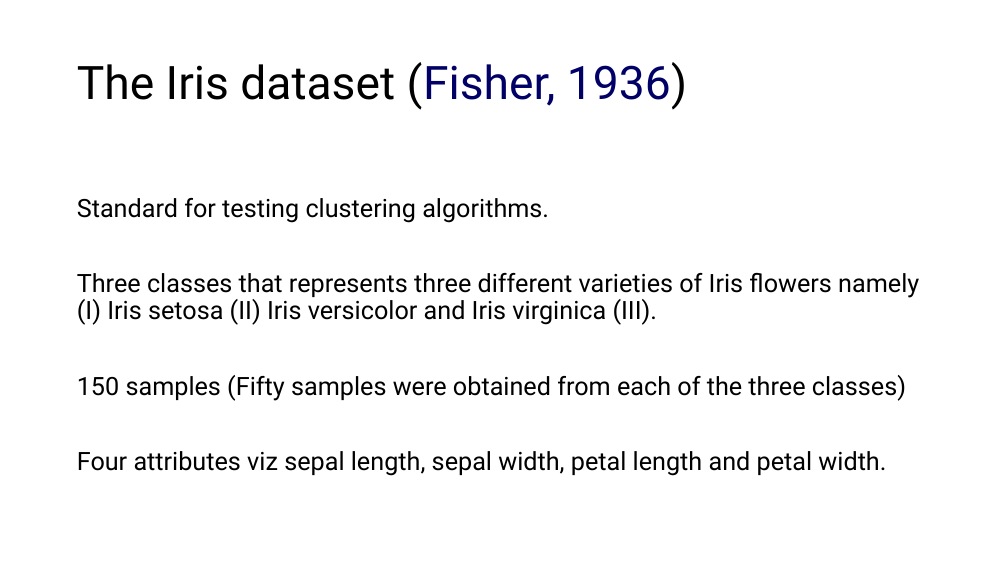
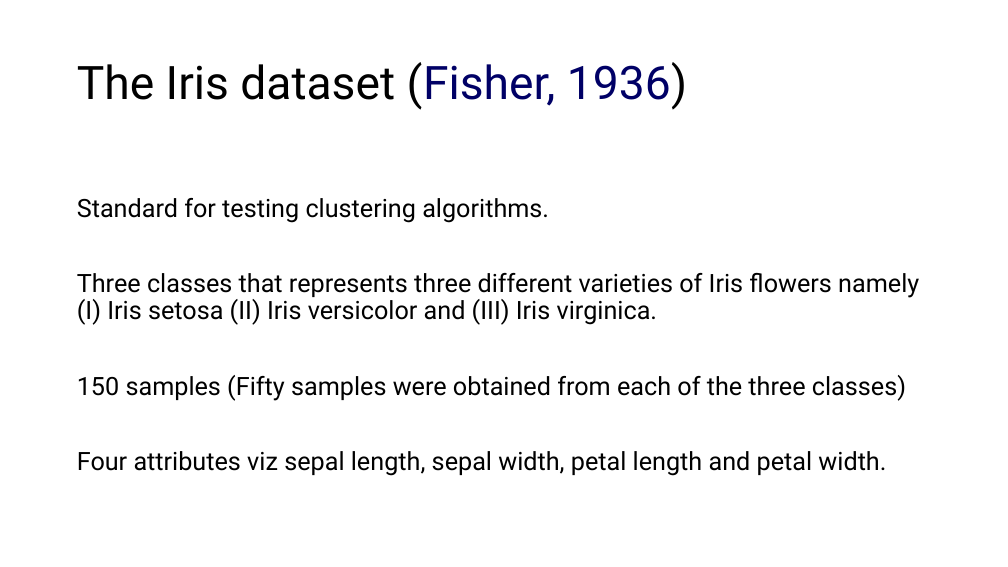
Before and after one commit to Kkmuhammad/StatsII_Spring2024, a slide deck: slide 11 of replication/my_replication/Presentation1.pptx (slide 10 before the commit). Drawn at 1008x567 pixels with LibreOffice and Linux fonts; fonts in the diff are those of the drawing. Boxes give left, top, right and bottom in pixels: in the first picture for what was removed or moved away, otherwise in the second. Text is boxed around its words. In the diff, an @@ line names an element or a change of style, - is before the commit and + after.

```diff
--- a/replication/my_replication/Presentation1.pptx
+++ b/replication/my_replication/Presentation1.pptx
@@ text at <box>77,273,919,325</box>: text changed @@
-Three classes that represents three different varieties of Iris flowers namely (I) Iris setosa (II) Iris versicolor and Iris virginica (III).
+Three classes that represents three different varieties of Iris flowers namely (I) Iris setosa (II) Iris versicolor and (III) Iris virginica.
```
Also in this commit, not shown: 3 other slides changed, 14 other files.
